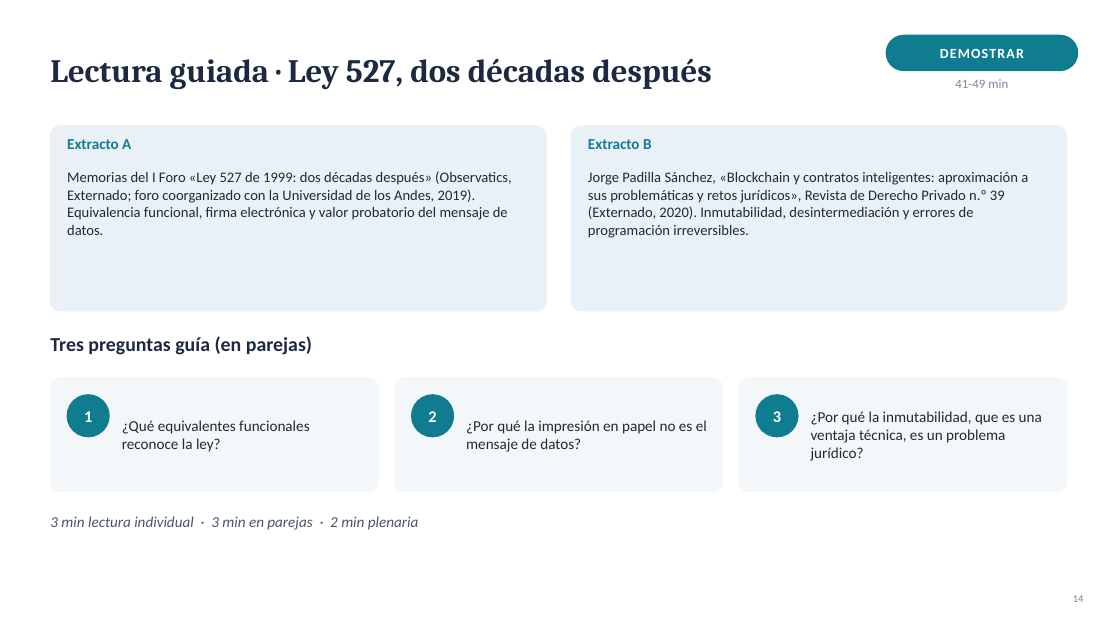
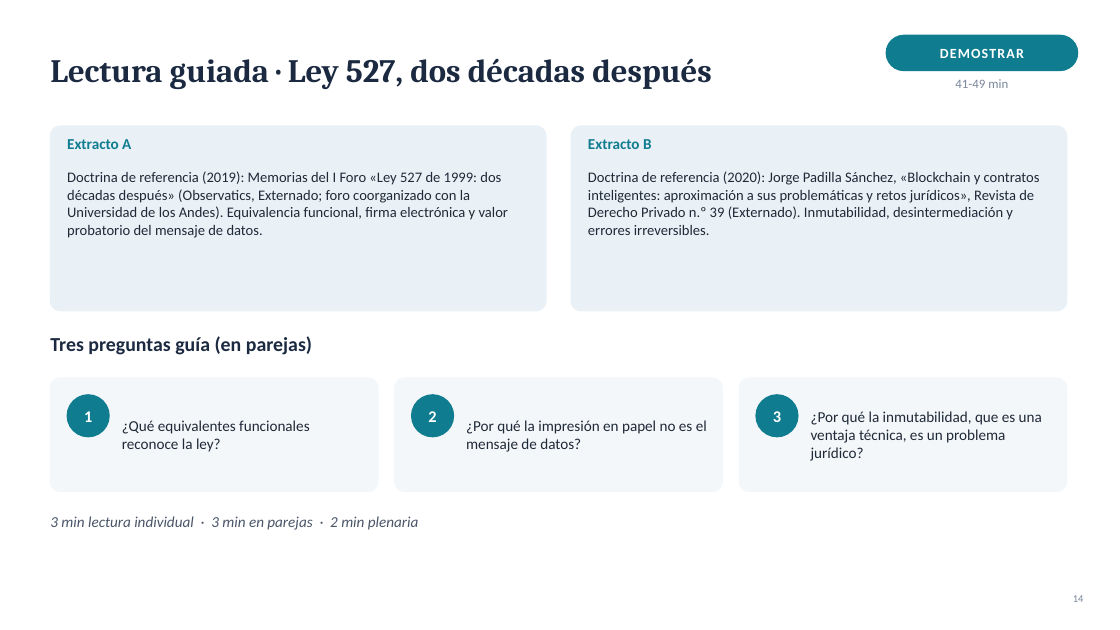
Before and after one commit to Arturoramos22/Arturoramos22, a slide deck: slide 14 of conferencia-derecho-tecnologia/DIAPOSITIVAS.pptx. Drawn at 1120x630 pixels with LibreOffice and Linux fonts; fonts in the diff are those of the drawing. Boxes give left, top, right and bottom in pixels: in the first picture for what was removed or moved away, otherwise in the second. Text is boxed around its words. In the diff, an @@ line names an element or a change of style, - is before the commit and + after.

```diff
--- a/conferencia-derecho-tecnologia/DIAPOSITIVAS.pptx
+++ b/conferencia-derecho-tecnologia/DIAPOSITIVAS.pptx
@@ text at (67, 171, 508, 238): text changed @@
-Memorias del I Foro «Ley 527 de 1999: dos décadas después» (Observatics, Externado; foro coorganizado con la Universidad de los Andes, 2019). Equivalencia funcional, firma electrónica y valor probatorio del mensaje de datos.
+Doctrina de referencia (2019): Memorias del I Foro «Ley 527 de 1999: dos décadas después» (Observatics, Externado; foro coorganizado con la Universidad de los Andes). Equivalencia funcional, firma electrónica y valor probatorio del mensaje de datos.
@@ text at (588, 171, 1040, 235): text changed @@
-Jorge Padilla Sánchez, «Blockchain y contratos inteligentes: aproximación a sus problemáticas y retos jurídicos», Revista de Derecho Privado n.º 39 (Externado, 2020). Inmutabilidad, desintermediación y errores de programación irreversibles.
+Doctrina de referencia (2020): Jorge Padilla Sánchez, «Blockchain y contratos inteligentes: aproximación a sus problemáticas y retos jurídicos», Revista de Derecho Privado n.º 39 (Externado). Inmutabilidad, desintermediación y errores irreversibles.
```
Also in this commit, not shown: 9 other slides changed, 6 other files.
